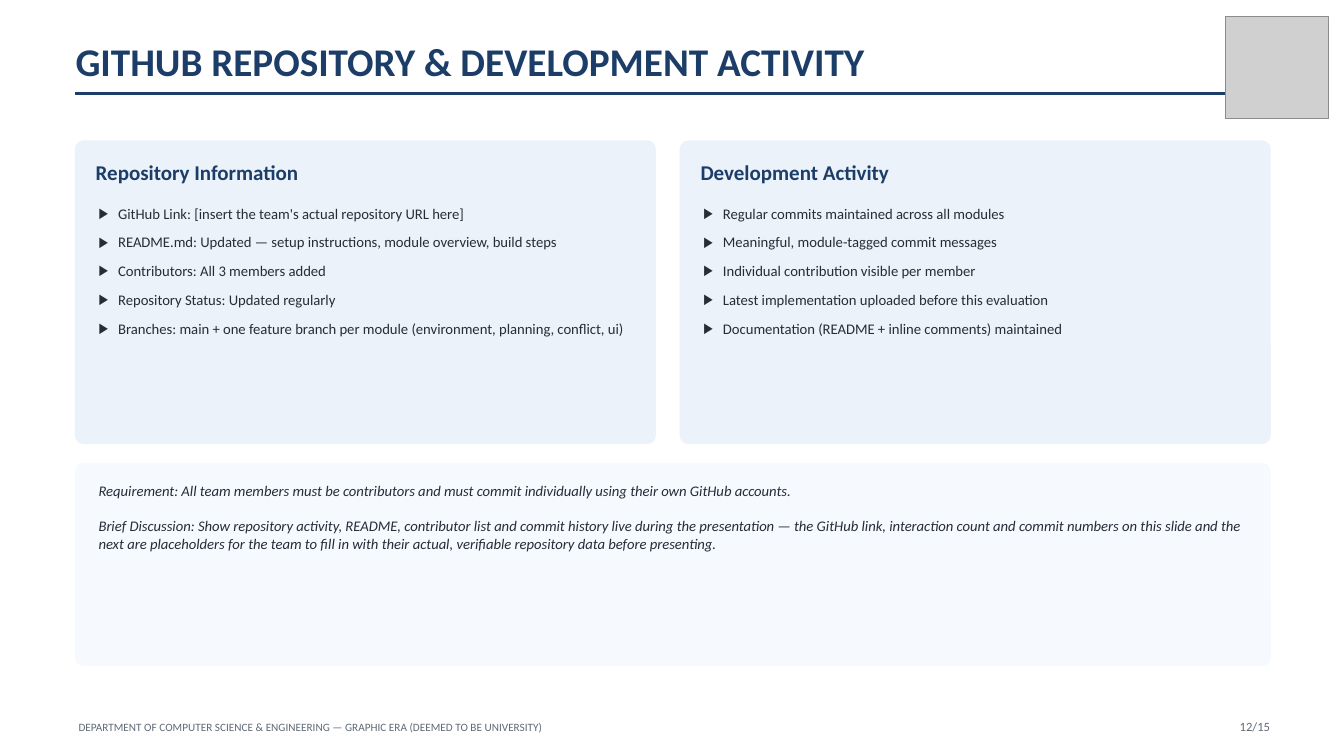
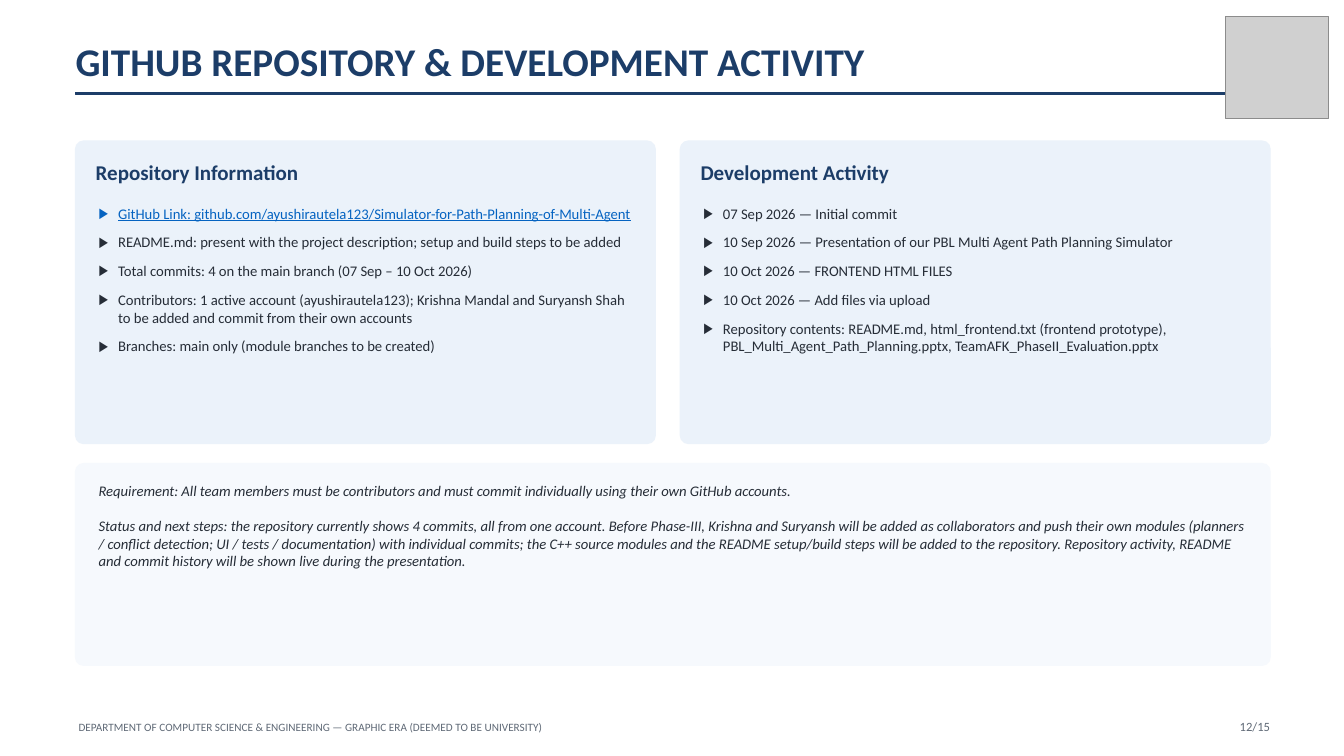
Before and after one commit to ayushirautela123/Simulator-for-Path-Planning-of-Multi-Agent, a slide deck: slide 12 of TeamAFK_PhaseII_Evaluation.pptx. Drawn at 1344x756 pixels with LibreOffice and Linux fonts; fonts in the diff are those of the drawing; grey boxes stand for pictures. Boxes give left, top, right and bottom in pixels: in the first picture for what was removed or moved away, otherwise in the second. Text is boxed around its words. In the diff, an @@ line names an element or a change of style, - is before the commit and + after.

Commit message:
Updated ppt for phase 2 of PBL- SPPM

```diff
--- a/TeamAFK_PhaseII_Evaluation.pptx
+++ b/TeamAFK_PhaseII_Evaluation.pptx
@@ text at (118,208,630,354): text changed @@
-▶ GitHub Link: [insert the team's actual repository URL here]
-▶ README.md: Updated — setup instructions, module overview, build steps
-▶ Contributors: All 3 members added
-▶ Repository Status: Updated regularly
-▶ Branches: main + one feature branch per module (environment, planning, conflict, ui)
+▶ GitHub Link: github.com/ayushirautela123/Simulator-for-Path-Planning-of-Multi-Agent
+▶ README.md: present with the project description; setup and build steps to be added
+▶ Total commits: 4 on the main branch (07 Sep – 10 Oct 2026)
+▶ Contributors: 1 active account (ayushirautela123); Krishna Mandal and Suryansh Shah to be added and commit from their own accounts
+▶ Branches: main only (module branches to be created)
@@ text at (723,209,1173,354): text changed @@
-▶ Regular commits maintained across all modules
-▶ Meaningful, module-tagged commit messages
-▶ Individual contribution visible per member
-▶ Latest implementation uploaded before this evaluation
-▶ Documentation (README + inline comments) maintained
+▶ 07 Sep 2026 — Initial commit
+▶ 10 Sep 2026 — Presentation of our PBL Multi Agent Path Planning Simulator
+▶ 10 Oct 2026 — FRONTEND HTML FILES
+▶ 10 Oct 2026 — Add files via upload
+▶ Repository contents: README.md, html_frontend.txt (frontend prototype), PBL_Multi_Agent_Path_Planning.pptx, TeamAFK_PhaseII_Evaluation.pptx
@@ text at (99,520,1244,569): text changed @@
-Brief Discussion: Show repository activity, README, contributor list and commit history live during the presentation — the GitHub link, interaction count and commit numbers on this slide and the next are placeholders for the team to fill in with their actual, verifiable repository data before presenting.
+Status and next steps: the repository currently shows 4 commits, all from one account. Before Phase-III, Krishna and Suryansh will be added as collaborators and push their own modules (planners / conflict detection; UI / tests / documentation) with individual commits; the C++ source modules and the README setup/build steps will be added to the repository. Repository activity, README and commit history will be shown live during the presentation.
```
Also in this commit, not shown: 12 other slides changed.
